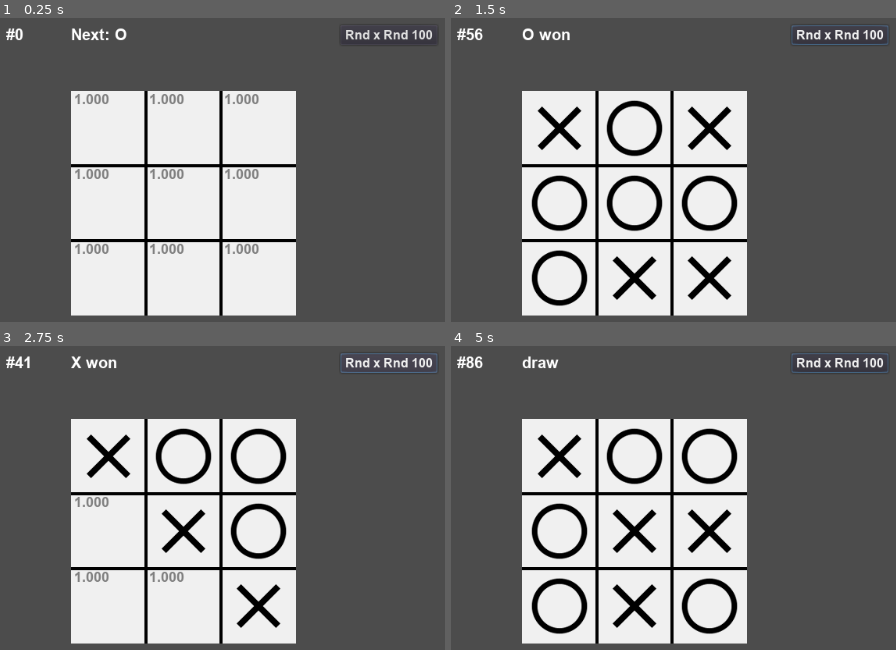
Above: before the commit, frames 1-4 (two rows, left to right).
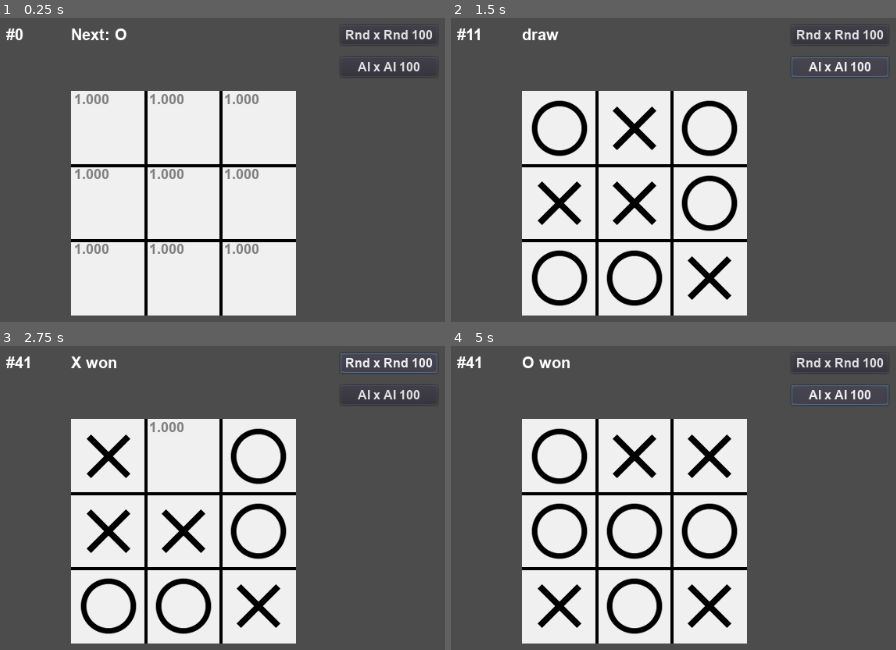
Above: after the commit, the same moments.

Repository: vivisuke/TicTacToe
Game: Godot game, scene res://MainScene.tscn
The game is run twice, just before and just after one commit, with the same random seed, the same clock (stepped at 60 frames per second) and the same inputs.
Inputs (mouse positions are in pixels of both pictures, inside the frame that each line leads up to):
- Up to frame 1 (0.25 s): no input
- Up to frame 2 (1.5 s): click "Rnd x Rnd 100" at 0.5 s; click (838, 66) at 1.25 s, where only the run after the commit has a clickable "AI x AI 100"
- Up to frame 3 (2.75 s): click "Rnd x Rnd 100" at 2 s
- Up to frame 4 (5 s): click (838, 394) at 2.75 s, where only the run after the commit has a clickable "AI x AI 100"; click "Rnd x Rnd 100" at 3.5 s; click (838, 394) at 4.25 s, where only the run after the commit has a clickable "AI x AI 100"

The runs differ from the first frame. In frame 1, 0.2% of the frame differs, in the area x 80-95%, y 14-18%; in frame 2, 7.5%; in frame 3, 3.6%; in frame 4, 9.8%, in the area x 3-99%, y 2-95%.

Commit message:
0011 ◎ C 10/22 10/22 0.001│ToDo│AI vs AI * 100 ボタン

Diff:
--- a/TicTacToe/MainScene.gd
+++ b/TicTacToe/MainScene.gd
@@ -16,6 +16,7 @@
 enum {
 	MODE_NONE = 0,
 	MODE_RAND_RAND,
+	MODE_AI_AI,			# AI 自己対戦学習
 }
 var mode = MODE_NONE
 var nEpisode = 0
@@ -65,12 +66,14 @@
 	Q[qix] = []
 	var empty = ~(bits_O | bits_X)		# 1 for EMPTY
 	var mask = 1
-	for i in range(9):
-		if next == TILE_O:		# O の手番
+	if next == TILE_O:		# O の手番
+		for i in range(9):
 			Q[qix].push_back(1.0 if (empty&mask) != 0 else -9.999)
-		else:					# X の手番
+			mask <<= 1
+	else:					# X の手番
+		for i in range(9):
 			Q[qix].push_back(-1.0 if (empty&mask) != 0 else 9.999)
-		mask <<= 1
+			mask <<= 1
 func update_qvLabels():		# 現状態の各行動のQ値を表示
 	var qix = bb_to_qix(bits_O, bits_X)
 	make_Q(qix)
@@ -153,38 +156,113 @@
 				lst.push_back(ix)
 			ix += 1
 	return lst
+func modeRandRand():
+	nEpisode += 1
+	$EpiNumLabel.text = "#%d" % nEpisode
+	init_board()
+	while true:
+		var lst = get_empty_list()
+		var ix = lst[rng.randi_range(0, lst.size() - 1)]
+		var t = ix_to_xy(ix)
+		set_cell(t[0], t[1], next)
+		next = (TILE_O + TILE_X) - next			# 手番交代
+		if is_victory_table[bits_O]:
+			nOwon += 1
+			break;
+		elif is_victory_table[bits_X]:
+			nXwon += 1
+			break;
+		elif is_draw():
+			nDraw += 1
+			break;
+	update_nextLabel()
+	update_qvLabels()
+	nEpisodeRest -= 1
+	if !nEpisodeRest:
+		mode = MODE_NONE
+		print("nOwon = %d (%.1f%%)" % [nOwon, nOwon * 100.0/nEpisode])
+		print("nXwon = %d (%.1f%%)" % [nXwon, nXwon * 100.0/nEpisode])
+		print("nDraw = %d (%.1f%%)" % [nDraw, nDraw * 100.0/nEpisode])
+func nextMove(qix):
+	var empty = ~(bits_O | bits_X)		# 1 for EMPTY
+	var lst = []
+	var mask = 1
+	if next == TILE_O:		# O の手番、最大Q値の行動を選択
+		var maxq = -9
+		for i in range(Q[qix].size()):
+			if (empty & mask) != 0:
+				if Q[qix][i] > maxq:
+					lst = [i]
+					maxq = Q[qix][i]
+				elif Q[qix][i] == maxq:
+					lst.push_back(i)
+			mask <<= 1
+	else:					# X の手番、最小Q値の行動を選択
+		var minq = 9
+		for i in range(Q[qix].size()):
+			if (empty & mask) != 0:
+				if Q[qix][i] < minq:
+					lst = [i]
+					minq = Q[qix][i]
+				elif Q[qix][i] == minq:
+					lst.push_back(i)
+			mask <<= 1
+	assert( !lst.empty() )
+	if lst.size() == 1:
+		return lst[0]
+	else:
+		return lst[rng.randi_range(0, lst.size() - 1)]
+func modeAiAi():
+	nEpisode += 1
+	$EpiNumLabel.text = "#%d" % nEpisode
+	init_board()
+	while true:
+		var ef = false		# 終局フラグ
+		var qix = bb_to_qix(bits_O, bits_X)
+		make_Q(qix)
+		var ix = nextMove(qix)
+		var t = ix_to_xy(ix)
+		set_cell(t[0], t[1], next)
+		next = (TILE_O + TILE_X) - next			# 手番交代
+		var reward = 0.0
+		if is_victory_table[bits_O]:
+			nOwon += 1
+			reward = 1.0
+			ef = true
+		elif is_victory_table[bits_X]:
+			nXwon += 1
+			reward = -1.0
+			ef = true
+		elif is_draw():
+			nDraw += 1
+			ef = true
+		var qix2 = bb_to_qix(bits_O, bits_X)
+		make_Q(qix2)
+		var minmaxQ = 0.0
+		if !ef:
+			if next == TILE_O:
+				minmaxQ = Q[qix2].max()
+			else:
+				minmaxQ = Q[qix2].min()
+		Q[qix][ix] += ALPHA * (reward + GAMMA * minmaxQ - Q[qix][ix])
+		if ef: break
+	update_nextLabel()
+	update_qvLabels()
+	nEpisodeRest -= 1
+	if !nEpisodeRest:
+		mode = MODE_NONE
+		print("nOwon = %d (%.1f%%)" % [nOwon, nOwon * 100.0/nEpisode])
+		print("nXwon = %d (%.1f%%)" % [nXwon, nXwon * 100.0/nEpisode])
+		print("nDraw = %d (%.1f%%)" % [nDraw, nDraw * 100.0/nEpisode])
 func _process(delta):
 	if mode == MODE_RAND_RAND:
-		nEpisode += 1
-		$EpiNumLabel.text = "#%d" % nEpisode
-		init_board()
-		while true:
-			var lst = get_empty_list()
-			var ix = lst[rng.randi_range(0, lst.size() - 1)]
-			var t = ix_to_xy(ix)
-			set_cell(t[0], t[1], next)
-			next = (TILE_O + TILE_X) - next			# 手番交代
-			if is_victory_table[bits_O]:
-				nOwon += 1
-				break;
-			elif is_victory_table[bits_X]:
-				nXwon += 1
-				break;
-			elif is_draw():
-				nDraw += 1
-				break;
-		update_nextLabel()
-		update_qvLabels()
-		nEpisodeRest -= 1
-		if !nEpisodeRest:
-			mode = MODE_NONE
-			print("nOwon = %d (%.1f%%)" % [nOwon, nOwon * 100.0/nEpisode])
-			print("nXwon = %d (%.1f%%)" % [nXwon, nXwon * 100.0/nEpisode])
-			print("nDraw = %d (%.1f%%)" % [nDraw, nDraw * 100.0/nEpisode])
+		modeRandRand()
+	elif mode == MODE_AI_AI:
+		modeAiAi()
 	pass
 
 
-func _on_RxR100Button_pressed():
+func _on_RxRx100Button_pressed():
 	nEpisode = 0
 	nEpisodeRest = 100
 	nOwon = 0
@@ -192,3 +270,13 @@
 	nDraw = 0
 	mode = MODE_RAND_RAND
 	pass
+
+
+func _on_AIxAIx100Button_pressed():
+	nEpisode = 0
+	nEpisodeRest = 100
+	nOwon = 0
+	nXwon = 0
+	nDraw = 0
+	mode = MODE_AI_AI
+	pass # Replace with function body.
--- a/TicTacToe/MainScene.tscn
+++ b/TicTacToe/MainScene.tscn
@@ -84,7 +84,7 @@
 "_edit_use_anchors_": false
 }
 
-[node name="RxR100Button" type="Button" parent="."]
+[node name="RxRx100Button" type="Button" parent="."]
 margin_left = 441.0
 margin_top = 12.0
 margin_right = 565.0
@@ -95,4 +95,16 @@
 "_edit_use_anchors_": false
 }
 
-[connection signal="pressed" from="RxR100Button" to="." method="_on_RxR100Button_pressed"]
+[node name="AIxAIx100Button" type="Button" parent="."]
+margin_left = 441.0
+margin_top = 53.0
+margin_right = 565.0
+margin_bottom = 78.0
+custom_fonts/font = SubResource( 3 )
+text = "AI x AI 100"
+__meta__ = {
+"_edit_use_anchors_": false
+}
+
+[connection signal="pressed" from="RxRx100Button" to="." method="_on_RxRx100Button_pressed"]
+[connection signal="pressed" from="AIxAIx100Button" to="." method="_on_AIxAIx100Button_pressed"]
Not shown, changed: TicTacToe.spr
